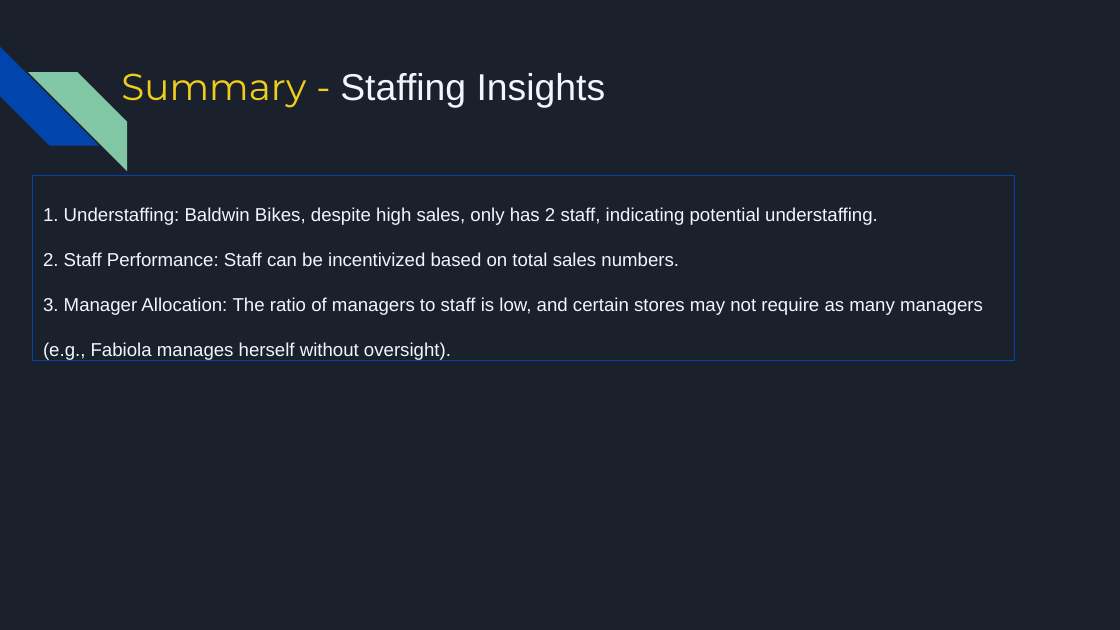
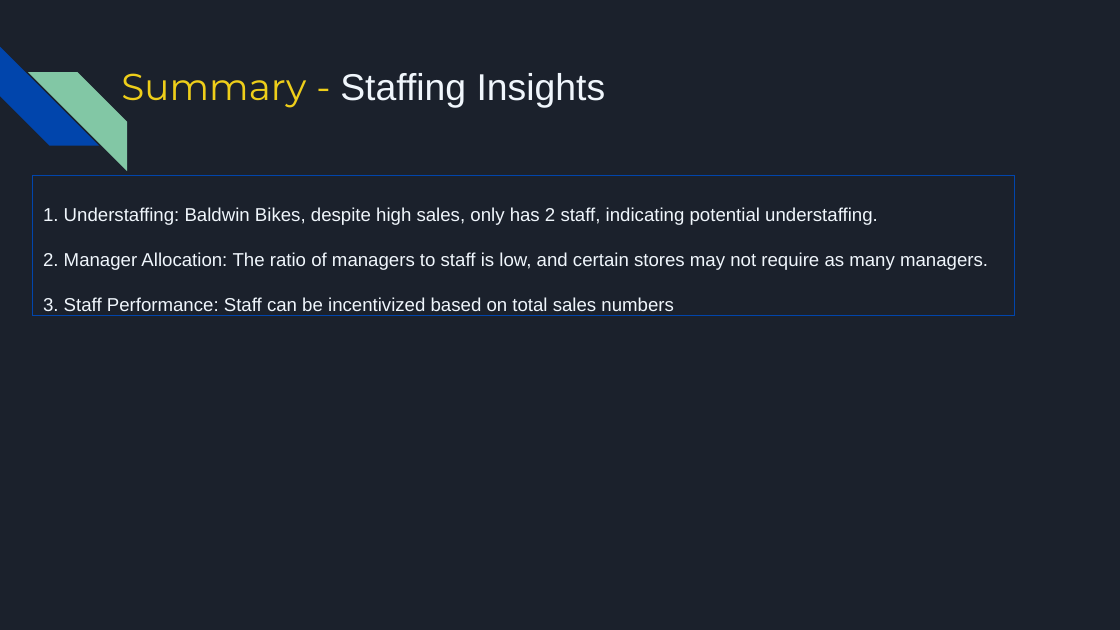
Before and after one commit to Manju-crz/sql_mini_project, a slide deck: slide 20 of Group 3 - Bike Store - SQL MiniProject Presentation.pptx. Drawn at 1120x630 pixels with LibreOffice and Linux fonts; fonts in the diff are those of the drawing. Boxes give left, top, right and bottom in pixels: in the first picture for what was removed or moved away, otherwise in the second. Text is boxed around its words. In the diff, an @@ line names an element or a change of style, - is before the commit and + after.

Commit message:
final PPT

```diff
--- a/Group 3 - Bike Store - SQL MiniProject Presentation.pptx
+++ b/Group 3 - Bike Store - SQL MiniProject Presentation.pptx
@@ rectangle "1. Understaffing: Baldwin Bikes, despite ...": place and size @@
-rectangle "1. Understaffing: Baldwin Bikes, despite ..." at (32,176,1015,361)
+rectangle "1. Understaffing: Baldwin Bikes, despite ..." at (32,176,1015,316)
@@ text in rectangle at (43,252,988,316): text changed @@
-2. Staff Performance: Staff can be incentivized based on total sales numbers.
-3. Manager Allocation: The ratio of managers to staff is low, and certain stores may not require as many managers (e.g., Fabiola manages herself without oversight).
+2. Manager Allocation: The ratio of managers to staff is low, and certain stores may not require as many managers.
+3. Staff Performance: Staff can be incentivized based on total sales numbers
```
Also in this commit, not shown: 2 other slides changed.
